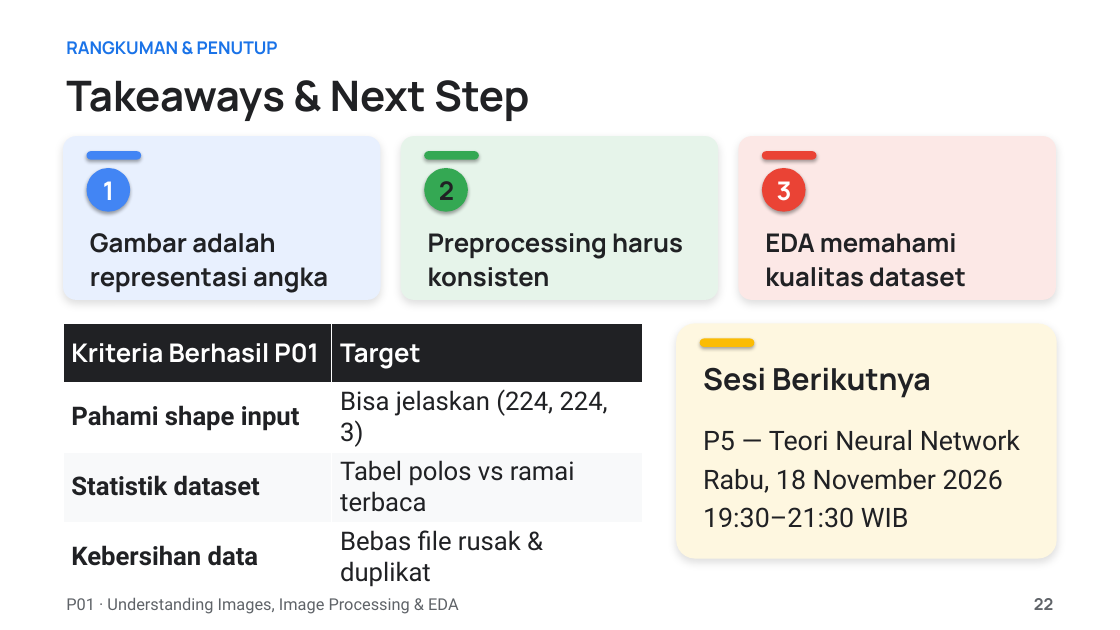
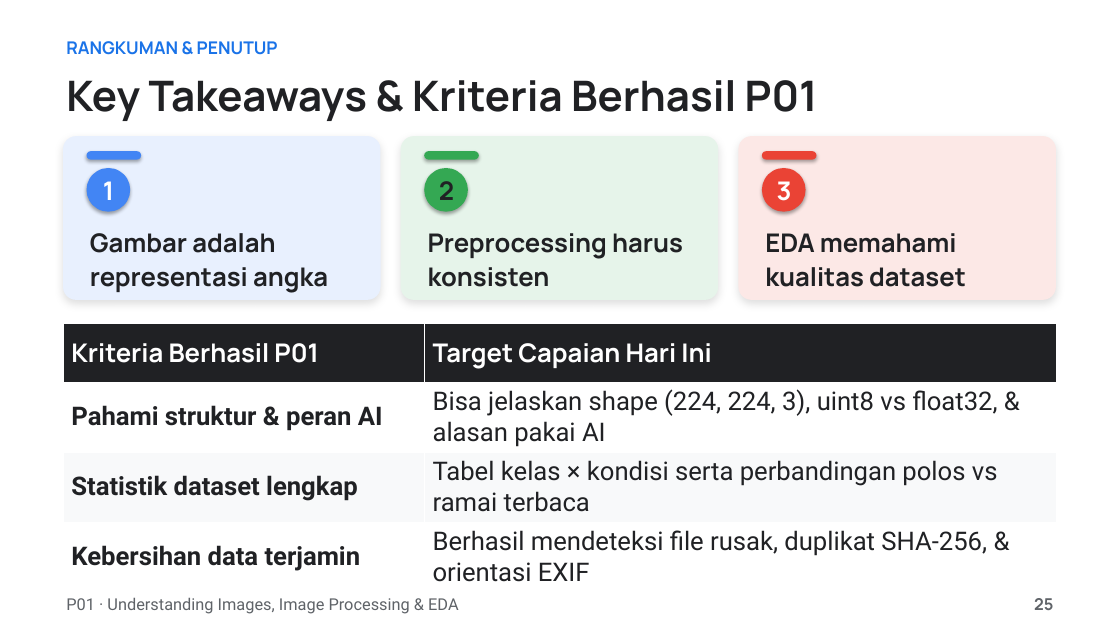
Before and after one commit to muhammadhaerul25/HaloTech-Private-DeepLearning, a slide deck: slide 25 of Materials/P01 - Understanding Images, Image Processing & EDA/P01 - Understanding Images, Image Processing & EDA.pptx (slide 22 before the commit). Drawn at 1120x630 pixels with LibreOffice and Linux fonts; fonts in the diff are those of the drawing. Boxes give left, top, right and bottom in pixels: in the first picture for what was removed or moved away, otherwise in the second. Text is boxed around its words. In the diff, an @@ line names an element or a change of style, - is before the commit and + after.

```diff
--- a/Materials/P01 - Understanding Images, Image Processing & EDA/P01 - Understanding Images, Image Processing & EDA.pptx
+++ b/Materials/P01 - Understanding Images, Image Processing & EDA/P01 - Understanding Images, Image Processing & EDA.pptx
@@ text at [66, 80, 818, 121]: text changed @@
-Takeaways & Next Step
+Key Takeaways & Kriteria Berhasil P01
@@ table at [63, 323, 1057, 586] @@
-row 1, column 2: Target
+row 1, column 2: Target Capaian Hari Ini
-row 2, column 1: Pahami shape input
+row 2, column 1: Pahami struktur & peran AI
-row 2, column 2: Bisa jelaskan (224, 224, 3)
+row 2, column 2: Bisa jelaskan shape (224, 224, 3), uint8 vs float32, & alasan pakai AI
-row 3, column 1: Statistik dataset
+row 3, column 1: Statistik dataset lengkap
-row 3, column 2: Tabel polos vs ramai terbaca
+row 3, column 2: Tabel kelas × kondisi serta perbandingan polos vs ramai terbaca
-row 4, column 1: Kebersihan data
+row 4, column 1: Kebersihan data terjamin
-row 4, column 2: Bebas file rusak & duplikat
+row 4, column 2: Berhasil mendeteksi file rusak, duplikat SHA-256, & orientasi EXIF
@@ table: place and size @@
-table at [63, 323, 643, 591]
+table at [63, 323, 1057, 586]
@@ rounded rectangle removed at [676, 323, 1057, 559] @@
@@ rounded rectangle removed at [700, 339, 755, 347] @@
@@ text removed at [703, 367, 931, 398] @@
-Sesi Berikutnya
@@ text removed at [703, 430, 1020, 528] @@
-P5 — Teori Neural Network
-Rabu, 18 November 2026
-19:30–21:30 WIB
@@ text at [1034, 598, 1053, 610]: text changed @@
-22
+25
```
Also in this commit, not shown: 17 other slides changed, 3 slides added, 18 other files.
